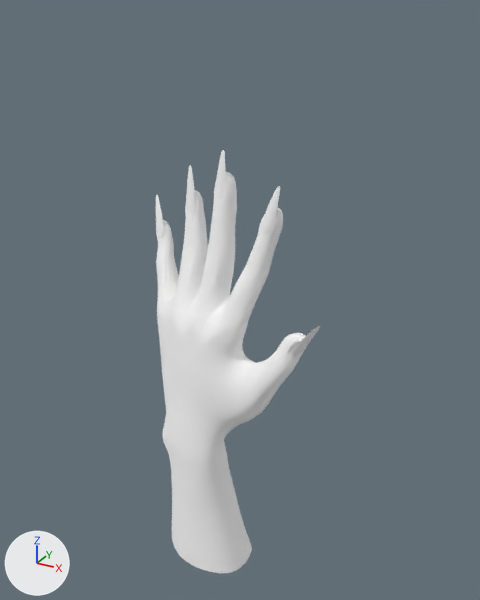
Renders of the glTF model src/Pages/Customize/Configurator/models/Accessories/stilletto_nails.glb from each side of a commit.
Both versions are drawn from a 50 mm lens placed at (0.538, -0.947, 0.399), pointed at (0.002, 0.028, -0.088). The lights are fixed; the arrows at lower left show +X, +Y and +Z. Vertices at the same position are counted once.

Objects in the first picture: 'nailHands', 'nails'.
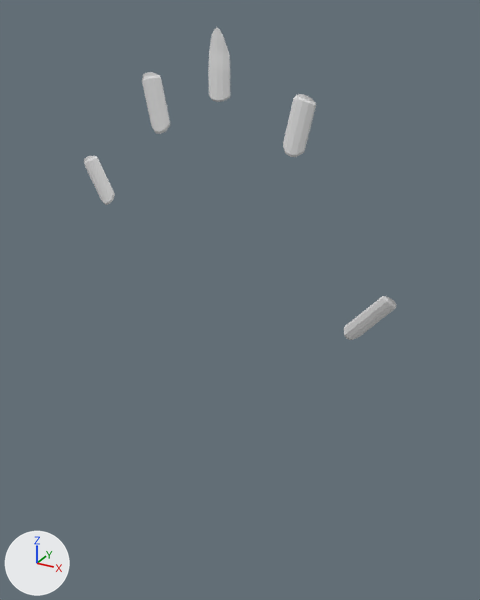
What differs and where, as boxes [x1, y1, x2, y2] in the pictures (480 x 600 px):
'nailHands', deleted: before [156, 172, 308, 573]
'nails', reshaped (89% wider, 52% taller): before [155, 150, 320, 356]; after [84, 27, 396, 340]
part 1 of me_object_0_008, cut back: before [155, 150, 226, 237]; after [84, 72, 170, 205]
part 2 of me_object_0_008, cut back: before [292, 326, 320, 356]; after [344, 296, 396, 340]
part 3 of me_object_0_008, cut back: before [261, 186, 280, 232]; after [283, 94, 316, 157]
part 4 of me_object_0_008, added: after [208, 27, 230, 102]

Diff of the bpy script that builds the scene:
```diff
--- a/src/Pages/Customize/Configurator/models/Accessories/stilletto_nails.glb.py
+++ b/src/Pages/Customize/Configurator/models/Accessories/stilletto_nails.glb.py
@@ me_object_0_008 @@
 # used by ob_nails; location = (0.0, 0.0, 0.0)
-me_object_0_008.from_pydata(...)  # 2220 vertices, 4420 faces; spans x -0.192..0.191, y -0.056..0.052, z -0.13..0.187
-me_object_0_008.materials.append(mat_metal_silver_002)  # white #ffffff
+me_object_0_008.from_pydata(...)  # 214 vertices, 408 faces; spans x -0.3..0.295, y -0.039..0.008, z -0.088..0.373
+# me_object_0_008 part 1: 1332 vertices removed from x -0.192..-0.008, y -0.009..0.052, z 0.003..0.187; 81 vertices added at x -0.3..-0.106, y -0.023..-0.014, z 0.067..0.304
+# me_object_0_008 part 2: 444 vertices removed from x 0.144..0.191, y -0.056..-0.038, z -0.13..-0.062; 40 vertices added at x 0.226..0.295, y -0.039..0.008, z -0.088..-0.007
+# me_object_0_008 part 3: 444 vertices removed from x 0.068..0.1, y -0.026..-0.018, z 0.068..0.145; 39 vertices added at x 0.101..0.152, y -0.022..-0.014, z 0.192..0.285
+# me_object_0_008 part 4: 54 vertices added at x -0.03..0.009, y -0.023..-0.014, z 0.265..0.373
@@ ob_nailhands @@
-ob_nailhands = bpy.data.objects.new('nailHands', me_hand_geo_lambert1_0_003)
-ob_nailhands.location = (0.0, 0.0, 0.0)
```
